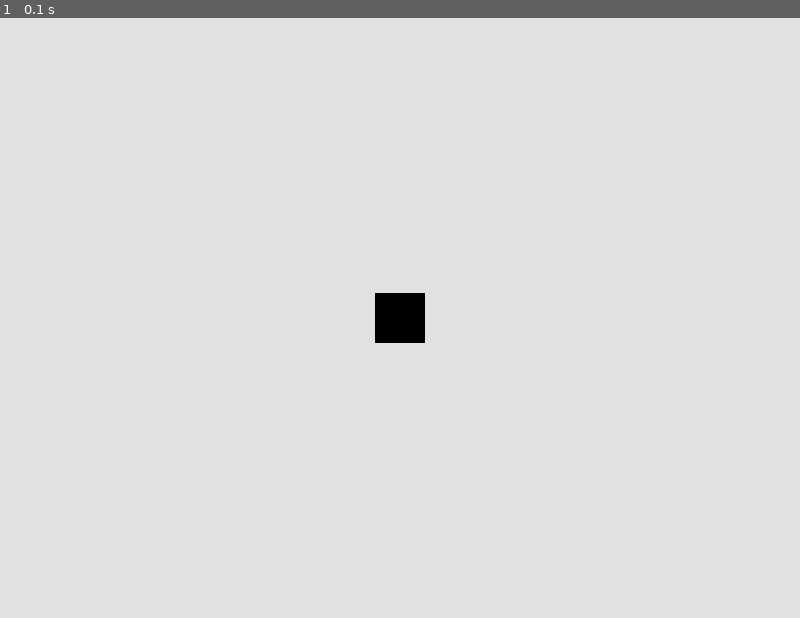
Above: before the commit, frame 1.
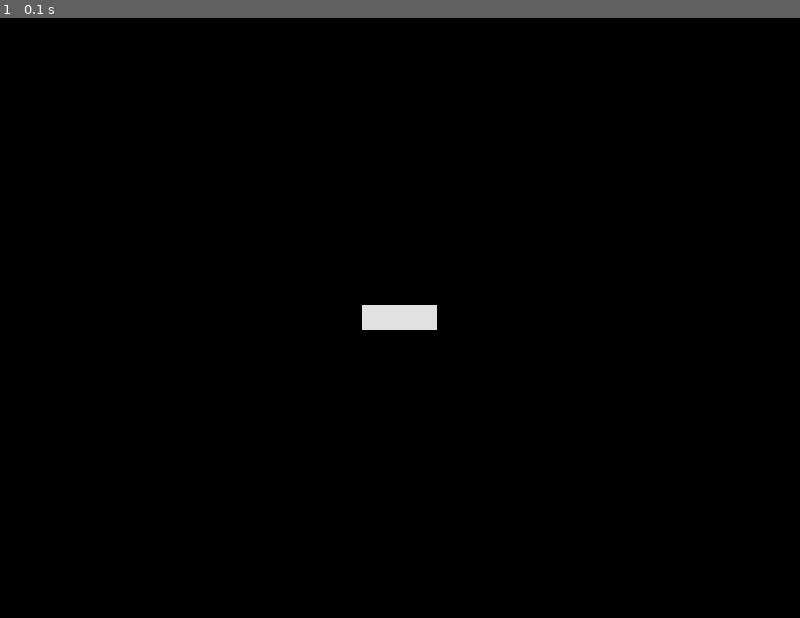
Above: after the commit, the same moment.

Repository: CameronBrenton/PyGame-Challenge
Game: pygame game, started from game.py
Two runs of this game, one before a commit and one after it. Both use one fixed random seed, a clock stepped at 60 frames per second and the inputs below.
Inputs:
- Up to frame 1 (0.1 s): no input

The runs differ from the first frame. In frame 1, 100% of the frame differs, in the area x 0-100%, y 0-100%.

Commit message:
Added more object classes

Diff:
--- a/game.py
+++ b/game.py
@@ -21,13 +21,8 @@
     print(f"couldn't load module. {err}")
     sys.exit(2)
 
-pygame.init()
-
 SCREEN_WIDTH = 800
 SCREEN_HEIGHT = 600
-
-
-screen = pygame.display.set_mode((SCREEN_WIDTH, SCREEN_HEIGHT))
 
 class Player(pygame.sprite.Sprite):
     def __init__(self) -> None:
@@ -36,31 +31,60 @@
         self.surf.fill((225, 225, 225))
         self.rect = self.surf.get_rect()
 
+class Rectangle:
+    def __init__(self, length, width):
+        self.length = length
+        self.width = width
+
+    def area(self):
+        return self.length * self.width
+
+    def perimeter(self):
+        return 2 * self.length + 2 * self.width
+
+class Square:
+    def __init__(self, length):
+        self.length = length
+
+    def area(self):
+        return self.length * self.length
+
+    def perimeter(self):
+        return 4 * self.length
+
+
+
+pygame.init()
+
+screen = pygame.display.set_mode((SCREEN_WIDTH, SCREEN_HEIGHT))
+
+player = Player()
+square = Square(4)
+rectangle = Rectangle(2, 4)
+
 running = True
 while running:
 
     for event in pygame.event.get():
         if event.type == KEYDOWN:
             print('Keydown')
+            if event.key == K_UP:
+                print(square.area())
+                print(rectangle.perimeter())
             if event.key == K_ESCAPE:
                 print('Quit')
                 running = False
         elif event.type == QUIT:
             running = False
 
-    screen.fill((225, 225, 225))
-
-    surf = pygame.Surface((50, 50))
-
-    surf.fill((0, 0, 0))
-    rect = surf.get_rect()
+    screen.fill((0, 0, 0))
 
     surf_center = (
-       (SCREEN_WIDTH-surf.get_width())/2,
-       (SCREEN_HEIGHT-surf.get_height())/2
+       (SCREEN_WIDTH-player.surf.get_width())/2,
+       (SCREEN_HEIGHT-player.surf.get_height())/2
     )
 
-    screen.blit(surf, surf_center)
+    screen.blit(player.surf, surf_center)
 
     pygame.display.flip()
 
